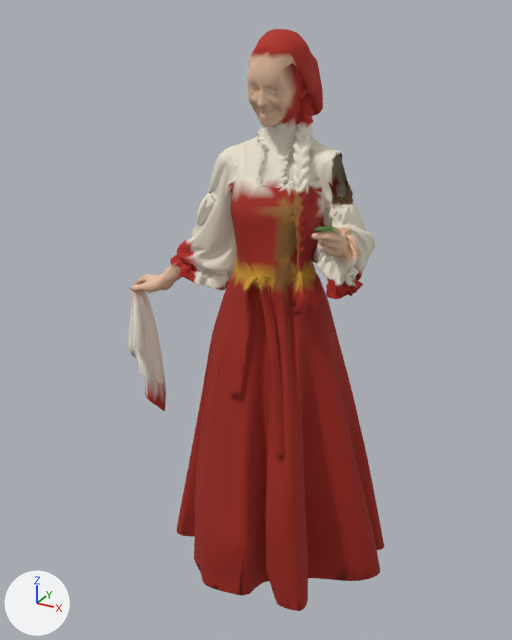
The glTF model public/models/vasilisa.glb as it was, and as the next commit left it.
Camera for both pictures: a camera (50 mm lens) standing at (1.14, -2.03, 1.0) and looking at (0.01, 0.02, -0.02). The lights are fixed; the arrows at lower left show +X, +Y and +Z. The first picture is the older version. Where no turn or scale is listed for an object, it has been applied to the vertices. Vertices at exactly the same position are counted once.
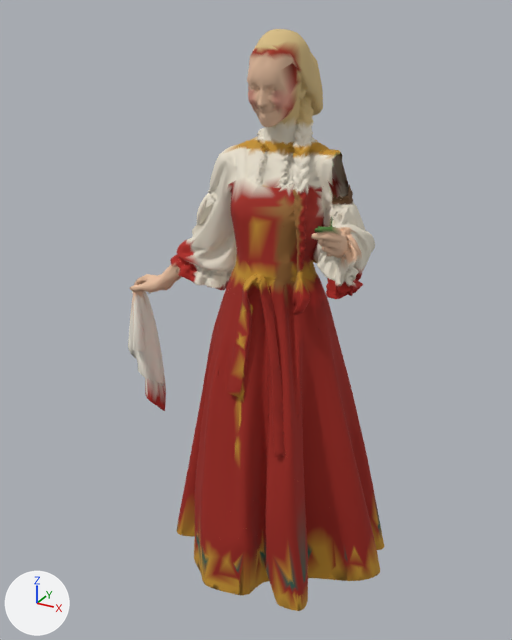
Pixel boxes [x1, y1, x2, y2] of what changed, in the pictures (512 x 640 px):
part 1 of me_object_1, recoloured
    both: [194, 148, 383, 611]
part 2 of me_object_1, recoloured
    both: [293, 55, 325, 157]
part 3 of me_object_2, recoloured (red to beige)
    both: [291, 52, 323, 154]
part 4 of me_object_2, recoloured
    both: [197, 143, 308, 603]
part 5 of me_object_3, recoloured (red to beige)
    both: [253, 29, 314, 187]
part 6 of me_object_3, recoloured
    both: [177, 40, 362, 579]
part 7 of me_object_3, recoloured (pale yellow to orange)
    both: [229, 137, 311, 158]
part 8 of me_object_3, recoloured
    both: [223, 87, 313, 186]

Patch to the scene script:
```diff
--- a/public/models/vasilisa.glb.py
+++ b/public/models/vasilisa.glb.py
@@ me_object_1 @@
 me_object_1.from_pydata(...)  # 9859 vertices, 13225 faces; spans x -0.55..0.55, y -0.33..0.33, z -0.91..0.91
 # used by ob_object_6; location = (-0.001, -0.029, -0.037)
+# me_object_1 part 1: 1446 faces centred in x -0.12..0.55, y -0.33..0.32, z -0.91..0.65 are repainted in the vertex colours; the middle colour goes from red #9e2216 to orange #c9952e
+# me_object_1 part 2: 612 faces centred in x 0.0..0.25, y -0.01..0.2, z 0.62..0.91 are repainted in the vertex colours; the middle colour goes from red #b02a1c to beige #d8bd84
 me_object_1.materials.append(mat_material_0)
@@ me_object_2 @@
 me_object_2.from_pydata(...)  # 6525 vertices, 8434 faces; spans x -0.49..0.49, y -0.26..0.26, z -0.92..0.92
 # used by ob_object_7; location = (-0.061, -0.094, -0.032)
+# me_object_2 part 3: 508 faces centred in x 0.07..0.28, y 0.07..0.26, z 0.62..0.91 are repainted in the vertex colours; the middle colour goes from red #b02a1c to beige #d8bd84
+# me_object_2 part 4: 276 faces centred in x -0.05..0.43, y -0.26..0.11, z -0.92..0.65 are repainted in the vertex colours; the middle colour goes from red #9e2216 to orange #c9952e
 me_object_2.materials.append(mat_material_0)
@@ me_object_3 @@
 me_object_3.from_pydata(...)  # 8621 vertices, 10126 faces; spans x -0.51..0.51, y -0.21..0.21, z -0.95..0.95
 # used by ob_object_8; location = (0.019, -0.047, -0.001)
+# me_object_3 part 5: 998 faces centred in x -0.02..0.18, y -0.05..0.21, z 0.49..0.95 are repainted in the vertex colours; the middle colour goes from red #b02a1c to beige #d8bd84
+# me_object_3 part 6: 574 faces centred in x -0.32..0.51, y -0.21..0.11, z -0.95..0.91 are repainted in the vertex colours; the middle colour goes from red #9e2216 to orange #c9952e
+# me_object_3 part 7: 347 faces centred in x -0.08..0.2, y 0.01..0.15, z 0.59..0.62 are repainted in the vertex colours; the middle colour goes from pale yellow #ece4d2 to orange #c9952e
+# me_object_3 part 8: 257 faces centred in x -0.1..0.2, y -0.04..0.15, z 0.5..0.79 are repainted in the vertex colours; the middle colour goes from beige #e7bfa0 to beige #d8a084
 me_object_3.materials.append(mat_material_0)
```
